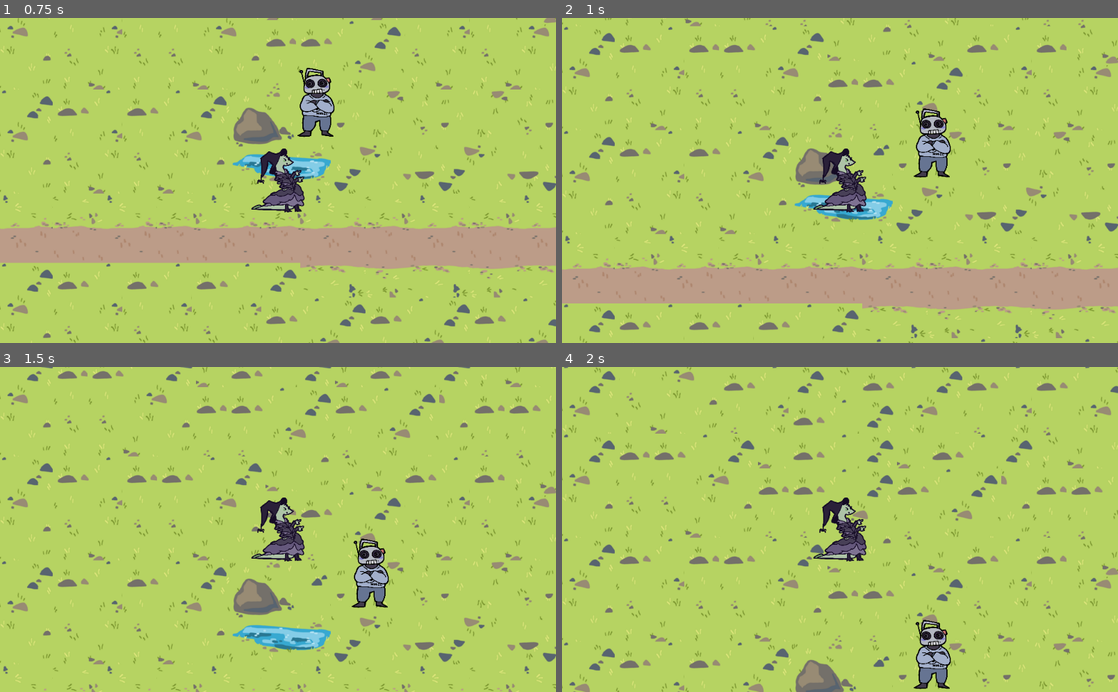
Above: before the commit, frames 1-4 (two rows, left to right).
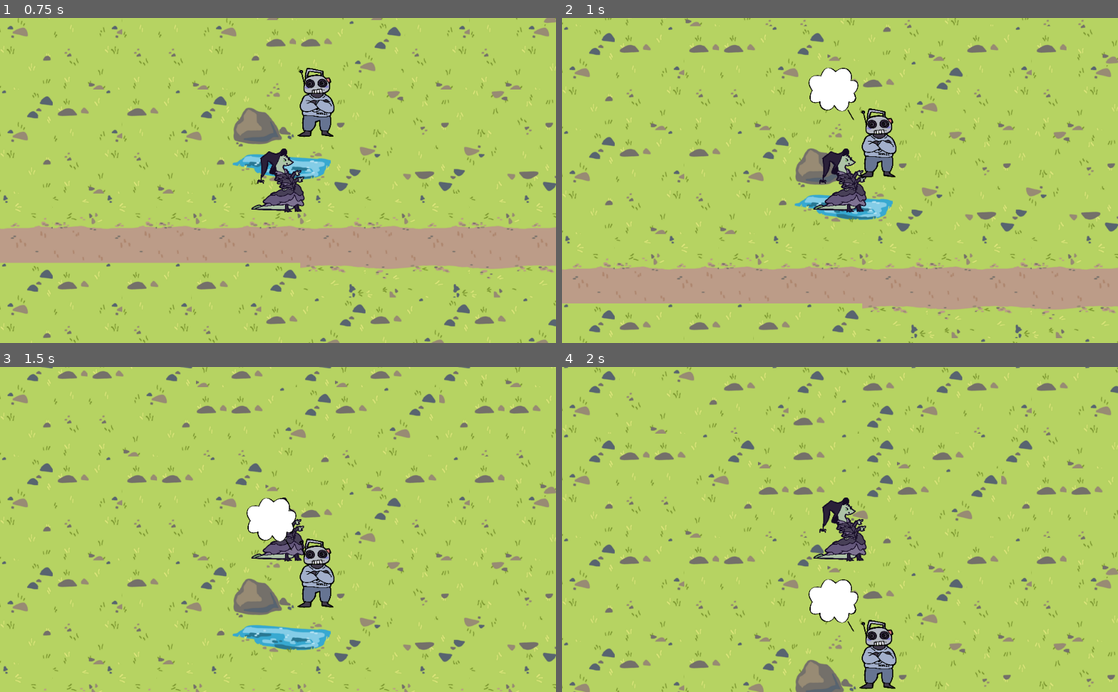
Above: after the commit, the same moments.

Repository: FabulouslyFloor/We-Ain-t-Got-Rhythm
Game: Godot game, scene res://Overworld.tscn
Same seed, same stepped clock (60 frames per second), same inputs: the game is played once before the commit and once after it.
Inputs:
- Up to frame 1 (0.75 s): tap Enter at 0.5 s; hold Up from 0.53 s (still down)
- Up to frame 2 (1 s): keep holding Up
- Up to frame 3 (1.5 s): keep holding Up
- Up to frame 4 (2 s): keep holding Up

Frame 1 is identical in both runs. In frame 2, 2.9% of the frame differs, in the area x 44-70%, y 15-50%; in frame 3, 2.9%; in frame 4, 2.9%, in the area x 44-70%, y 65-100%.

Commit message:
Update PondMan.gd

Diff:
--- a/Rhythm Game Overworld Test/PondMan.gd
+++ b/Rhythm Game Overworld Test/PondMan.gd
@@ -16,4 +16,10 @@
 
 
 func _on_Area2D_body_entered(body):
-	self.position.x += 100
+	get_node("SpeechBubble").show()
+
+
+
+
+func _on_Area2D_body_exited(body):
+	get_node("SpeechBubble").hide()
